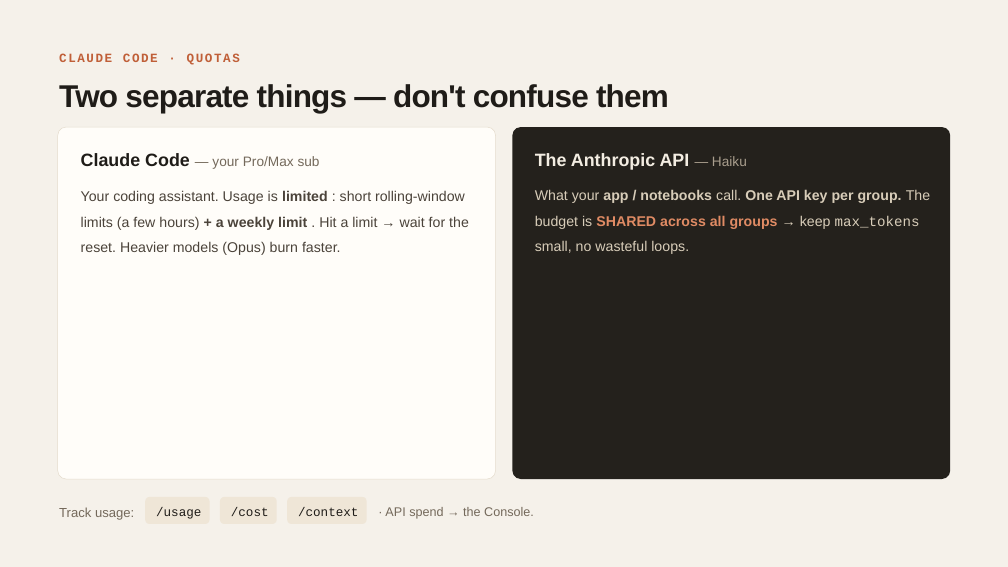
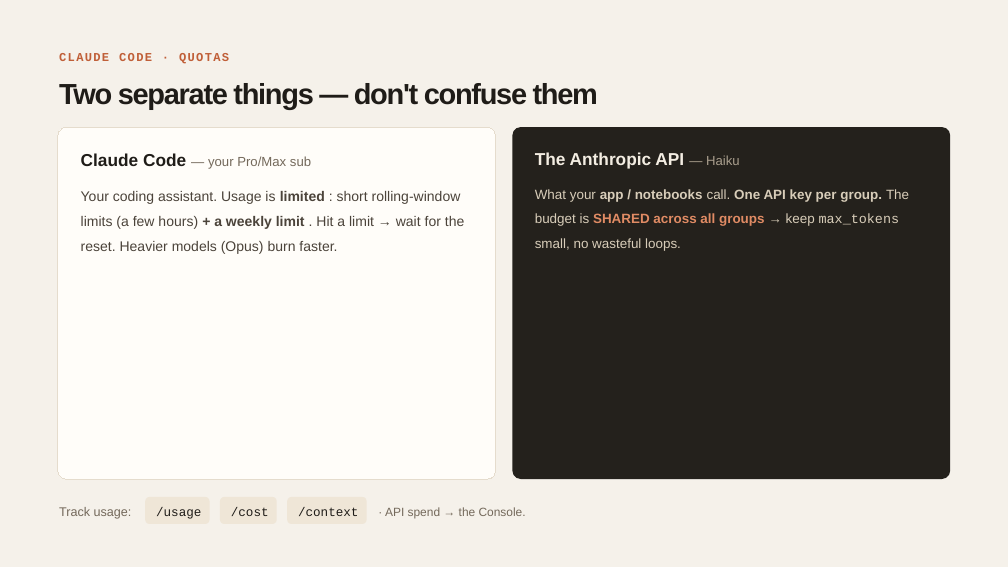
Before and after one commit to End2EndAI/Generative-AI-M2-Apprentissage-2026-students, a slide deck: slide 15 of resources/03_project_deliverables_and_grading.pptx (slide 14 before the commit). Drawn at 1008x567 pixels with LibreOffice and Linux fonts; fonts in the diff are those of the drawing. Boxes give left, top, right and bottom in pixels: in the first picture for what was removed or moved away, otherwise in the second. Text is boxed around its words. In the diff, an @@ line names an element or a change of style, - is before the commit and + after.

```diff
--- a/resources/03_project_deliverables_and_grading.pptx
+++ b/resources/03_project_deliverables_and_grading.pptx
@@ text "CLAUDE CODE · QUOTAS" at bbox=[59, 53, 229, 64]: size 18 to 17.3 pt, letter spacing 2.2 to 1.9 pt @@
@@ text "Two separate things — don't ..." at bbox=[59, 83, 598, 110]: size 45 to 41.4 pt, letter spacing -1.1 to -1.8 pt @@
@@ text "Claude Code — your Pro/Max ..." at bbox=[81, 153, 311, 169]: size 25.5 to 24.8 pt in "Claude Code"; size 19.5 to 18.8 pt in "— your Pro/Max sub" @@
@@ text "The Anthropic API — Haiku" at bbox=[535, 152, 740, 169]: size 25.5 to 24.8 pt in "The Anthropic API"; size 19.5 to 18.8 pt in "— Haiku" @@
@@ text "Your coding assistant. Usage is ..." at bbox=[81, 191, 464, 254]: size 20.2 to 20 pt @@
@@ text "What your app / notebooks ..." at bbox=[535, 189, 909, 251]: size 20.2 to 19.2 pt @@
@@ text "Track usage:" at bbox=[59, 507, 132, 519]: size 18.8 to 18 pt @@
@@ text "· API spend → the ..." at bbox=[385, 507, 526, 518]: size 18 to 17.1 pt @@
```
Also in this commit, not shown: 17 other slides changed, 1 slide added.
